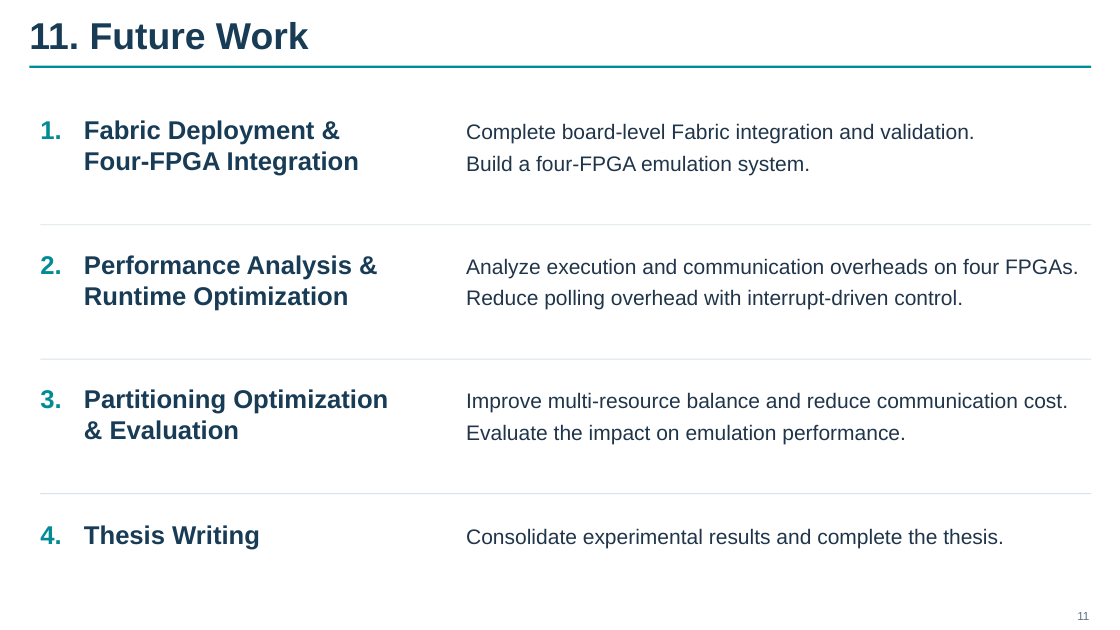
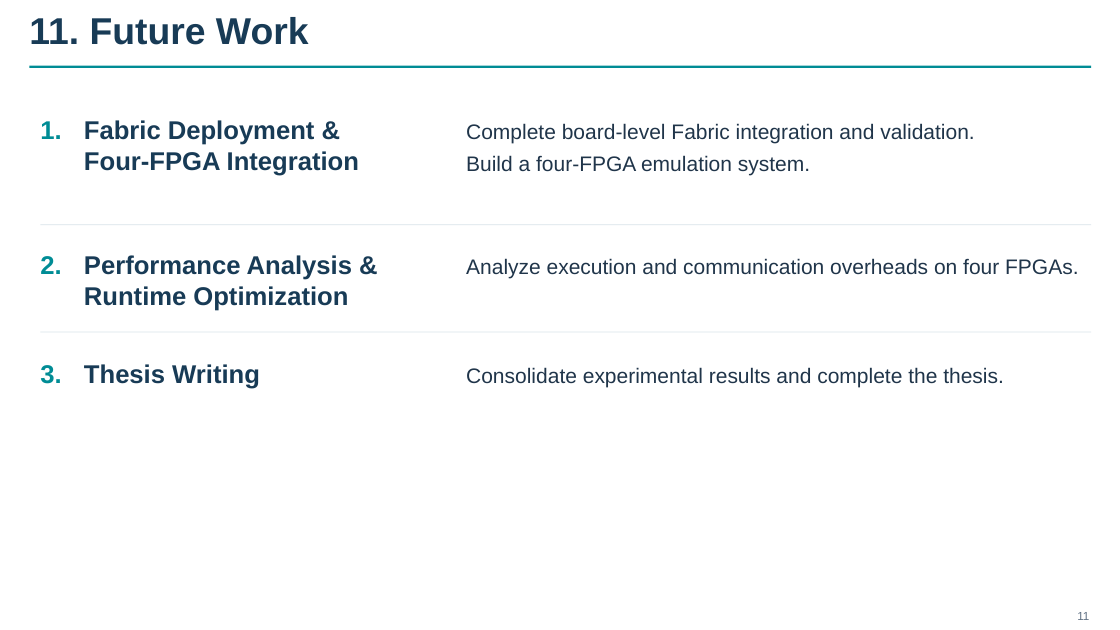
Before and after one commit to euphgh/shtthesis, a slide deck: slide 13 of pptx/midterm/REMUS_Midterm_Final.pptx. Drawn at 1120x630 pixels with LibreOffice and Linux fonts; fonts in the diff are those of the drawing. Boxes give left, top, right and bottom in pixels: in the first picture for what was removed or moved away, otherwise in the second. Text is boxed around its words. In the diff, an @@ line names an element or a change of style, - is before the commit and + after.

```diff
--- a/pptx/midterm/REMUS_Midterm_Final.pptx
+++ b/pptx/midterm/REMUS_Midterm_Final.pptx
@@ title "11. Future Work" at bbox=[29, 17, 309, 45]: line spacing 1 to 0.9 @@
@@ text at bbox=[466, 289, 963, 310]: paragraph removed @@
-Reduce polling overhead with interrupt-driven control.
@@ 2 texts, 1 rectangle: place and size @@
-2 texts, 1 rectangle at bbox=[40, 493, 1091, 550]
+2 texts, 1 rectangle at bbox=[40, 332, 1091, 389]
@@ text "3.": place and size @@
-text "3." at bbox=[40, 390, 61, 409]
+text "3." at bbox=[40, 365, 61, 384]
@@ rectangle removed at bbox=[40, 359, 1091, 360] @@
@@ text removed at bbox=[84, 389, 388, 440] @@
-Partitioning Optimization
-& Evaluation
@@ text removed at bbox=[466, 392, 1068, 444] @@
-Improve multi-resource balance and reduce communication cost.
-Evaluate the impact on emulation performance.
@@ text removed at bbox=[40, 526, 61, 544] @@
-4.
```
Also in this commit, not shown: 12 other slides changed.
